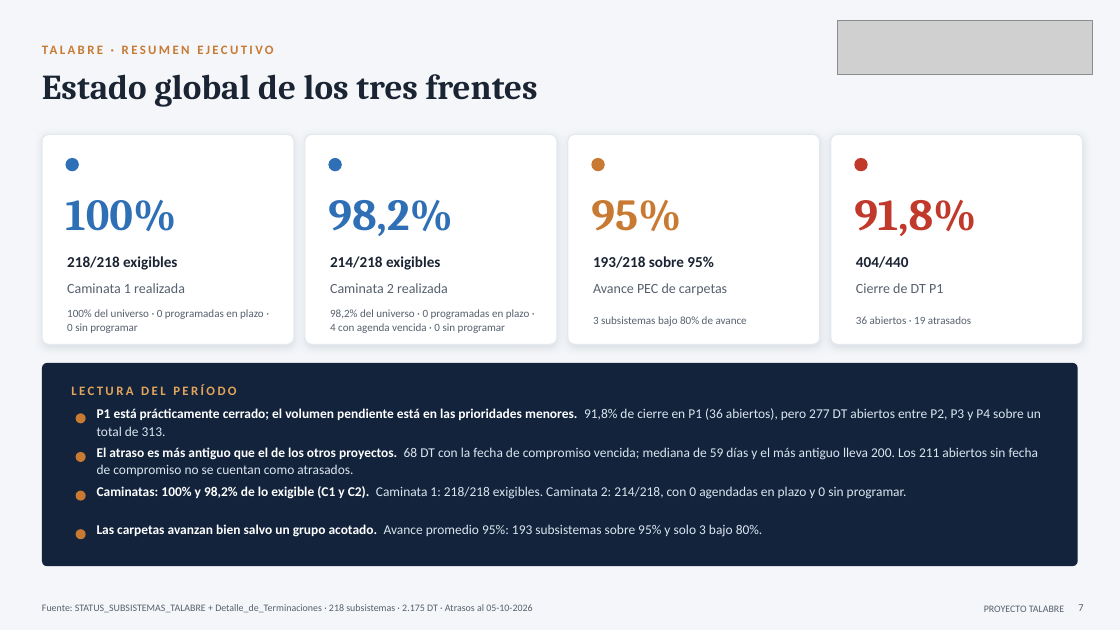
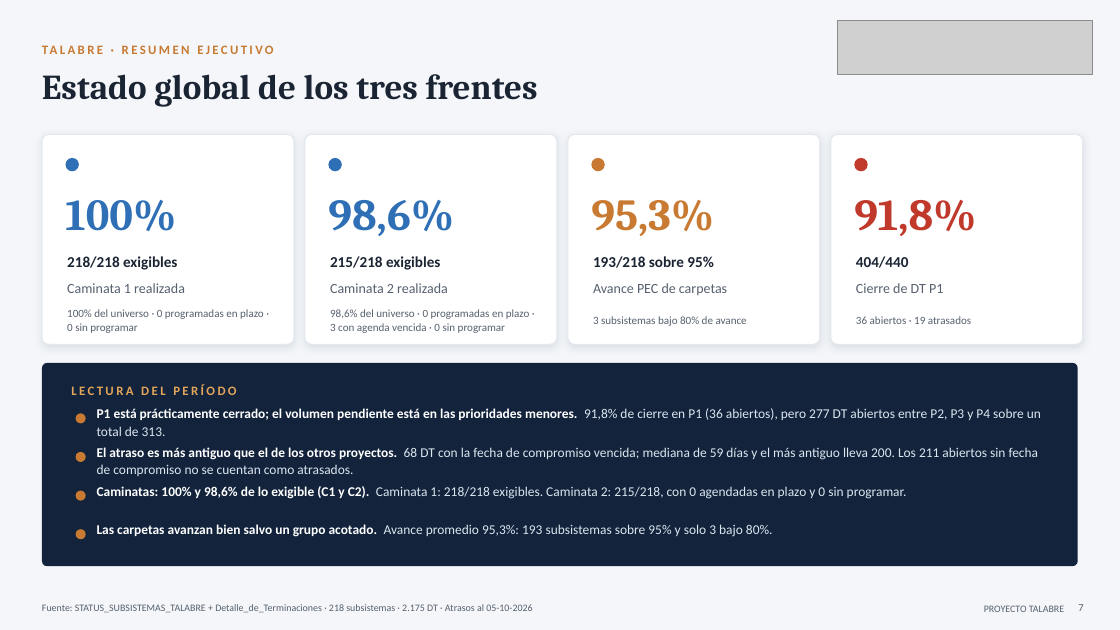
Before and after one commit to tdkvalex/Dashboard-HSEQ, a slide deck: slide 7 of panel_control_TOP_P1/Panel_Control_TOP_P1.pptx. Drawn at 1120x630 pixels with LibreOffice and Linux fonts; fonts in the diff are those of the drawing; grey boxes stand for pictures. Boxes give left, top, right and bottom in pixels: in the first picture for what was removed or moved away, otherwise in the second. Text is boxed around its words. In the diff, an @@ line names an element or a change of style, - is before the commit and + after.

```diff
--- a/panel_control_TOP_P1/Panel_Control_TOP_P1.pptx
+++ b/panel_control_TOP_P1/Panel_Control_TOP_P1.pptx
@@ text at (328,200,454,236): text changed @@
-98,2%
+98,6%
@@ text at (591,200,714,236): text changed @@
-95%
+95,3%
@@ text at (330,256,440,270): text changed @@
-214/218 exigibles
+215/218 exigibles
@@ text at (330,309,530,333): text changed @@
-98,2% del universo · 0 programadas en plazo · 4 con agenda vencida · 0 sin programar
+98,6% del universo · 0 programadas en plazo · 3 con agenda vencida · 0 sin programar
@@ text at (97,486,907,499): text changed @@
-Caminatas: 100% y 98,2% de lo exigible (C1 y C2). Caminata 1: 218/218 exigibles. Caminata 2: 214/218, con 0 agendadas en plazo y 0 sin programar.
+Caminatas: 100% y 98,6% de lo exigible (C1 y C2). Caminata 1: 218/218 exigibles. Caminata 2: 215/218, con 0 agendadas en plazo y 0 sin programar.
@@ text at (97,524,773,537): text changed @@
-Las carpetas avanzan bien salvo un grupo acotado. Avance promedio 95%: 193 subsistemas sobre 95% y solo 3 bajo 80%.
+Las carpetas avanzan bien salvo un grupo acotado. Avance promedio 95,3%: 193 subsistemas sobre 95% y solo 3 bajo 80%.
```
Also in this commit, not shown: 3 other slides changed, 3 other files.
